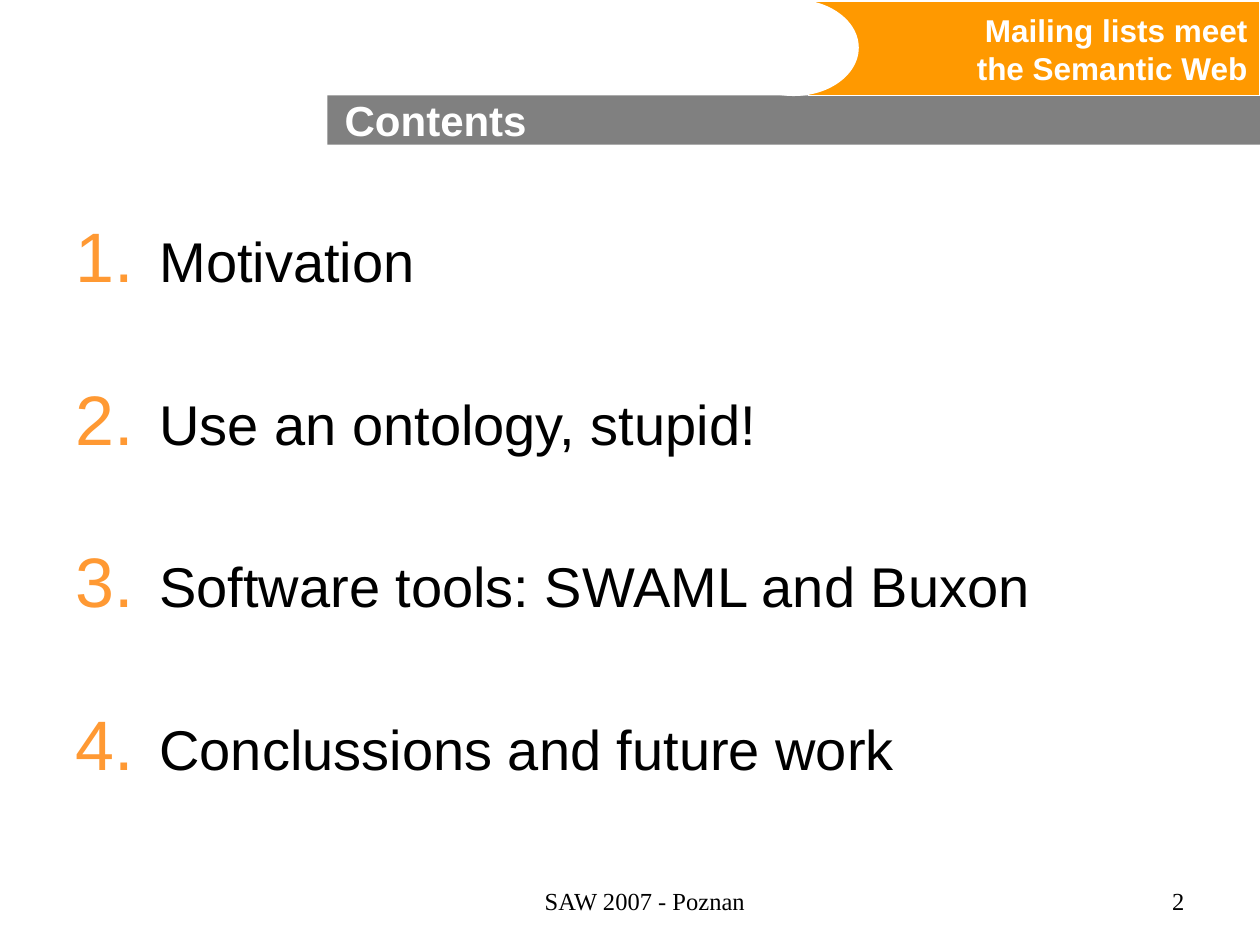
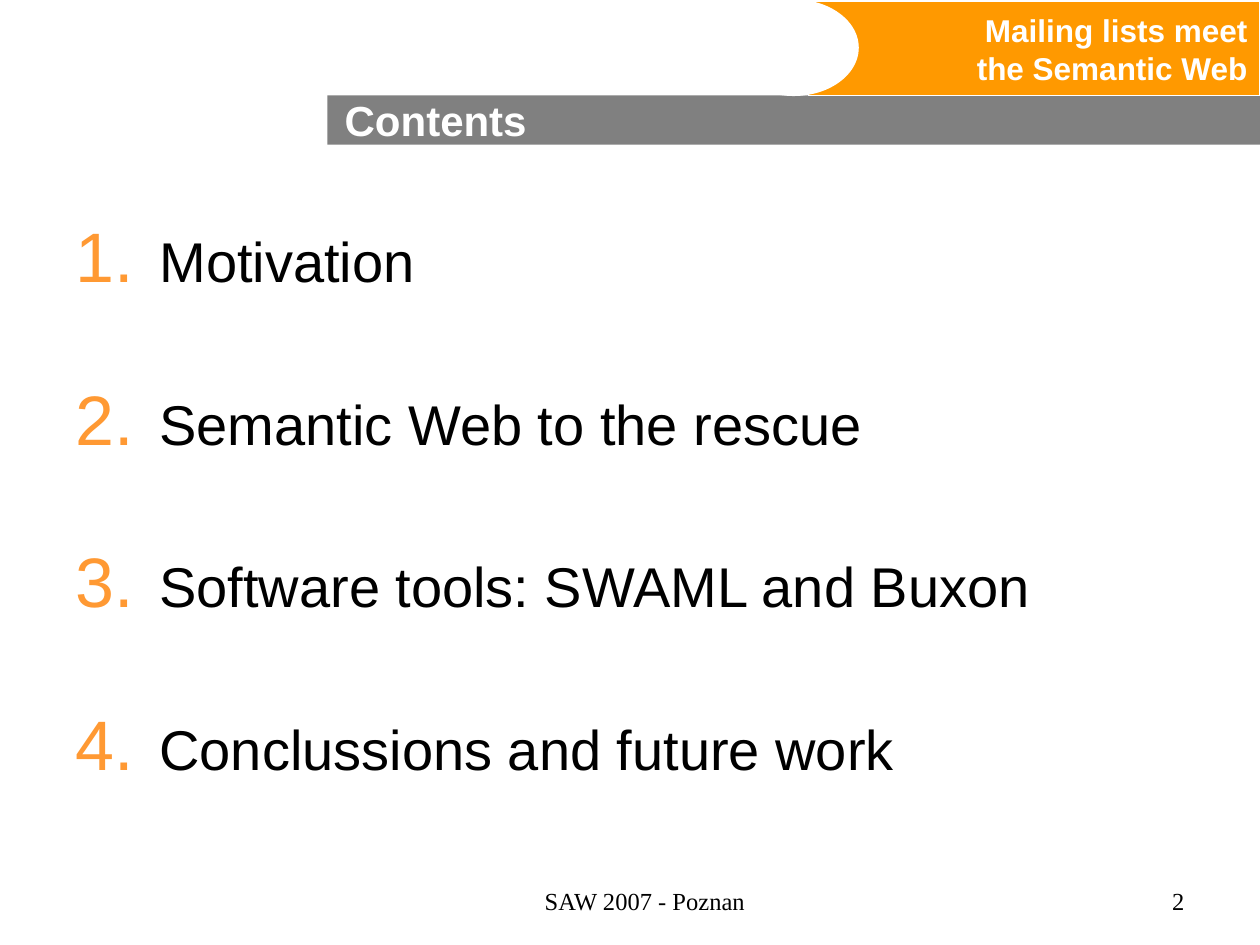
Before and after one commit to BackupTheBerlios/swaml-svn, a slide deck: slide 2 of trunk/doc/talks/20070427-saw2007/swaml.ppt. Drawn at 1260x945 pixels with LibreOffice and Linux fonts; fonts in the diff are those of the drawing; background and template pictures are left out. Boxes give left, top, right and bottom in pixels: in the first picture for what was removed or moved away, otherwise in the second. Text is boxed around its words. In the diff, an @@ line names an element or a change of style, - is before the commit and + after.

```diff
--- a/trunk/doc/talks/20070427-saw2007/swaml.ppt
+++ b/trunk/doc/talks/20070427-saw2007/swaml.ppt
@@ text at (159, 404, 861, 446): text changed @@
-2. Use an ontology, stupid!
+2. Semantic Web to the rescue
```
Also in this commit, not shown: 3 other slides changed, 3 slides added, 5 slides removed.
